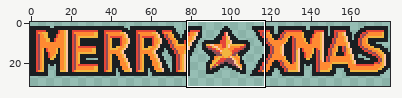
Pixel-art file: 25/SW/src/assets/footer.aseprite. The picture above shows the old version from afar; the outline marks the close-up.
Close-up. Earlier state:
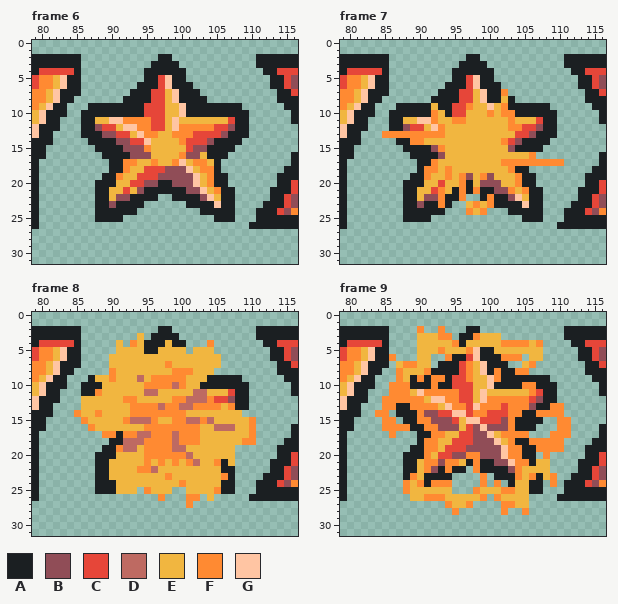
180x32 pixels, 32 frames. Shown: frame 6: x 79..116, y 0..31; frame 7: x 79..116, y 0..31; frame 8: x 79..116, y 0..31; frame 9: x 79..116, y 0..31. The commit also changed other frames or places, which this record leaves out.
Visible layers, top first: "sparks", "star", "merry-xmas", "merry-shad".
Palette (. is transparent): A #1b1f22  B #904d57  C #e64639  D #be6a62  E #f1b640  F #ff8a32  G #ffc5a3
Pixels before, frame 6, first column x 79:
 2 AAAAAAA...........AA............AAAAAA
 3 AAAAAAA..........AAAA...........AAAAAA
 4 ACCCCCA.........AAAAAA...........AACCC
 5 CFFEGAA.........AACGAA............AACB
 6 CFFEGAA........AAACGAAA...........AACB
 7 FFEGAAA.......AAACCEGAAA...........AAC
 8 FFEGAA.......AAAACCEGAAAA..........AAA
 9 FEGAA...AAAAAAAACCCEEGAAAAAAAA......AA
10 EGAAA..AAAAAAAAACCCEEGAAAAAAAAA......A
11 EGAA...AAEEGGFFFFCCEGEEEEEEECAA......A
12 GAAA...AABCCEGGFFCCEGFFFFFCCBAA.......
13 GAA....AAABBCCEGFFEEFFFCCCCBAAA.......
14 AAA.....AAAABBCCGEEEEFCCCBAAAA........
15 AA.......AAAABBBFEEEEECBBAAAA.........
16 AA........AAAABBBEEEEFBBEAAA.........A
17 A..........AAFFEEFEEFGEFFEA..........A
18 A..........AAFEECCCBBBGEFFA.........AA
19 A.........AAFEECCCBBBBBGEFAA.......AAA
20 A........AAAEECCBBAABBBGEFAA.......AAC
21 A........AAEECEBAAAAAABBGEFAA.....AAAC
22 A........AAEBBAAAA..AAAABGEAA.....AACB
23 A........AABAAAA......AAAAGAA....AAACB
24 A........AAAAAA.........AAAAA...AAACBF
25 A........AAAA.............AAA...AAAAAA
26 A..............................AAAAAAA
Pixels before, frame 7, first column x 79:
 2 AAAAAAA...........AA............AAAAAA
 3 AAAAAAA..........AAAA...........AAAAAA
 4 ACCCCCA.........AAAAAA...........AACCC
 5 CFFEGAA.........AACGAA............AACB
 6 CFFEGAA........AAACGAAA...........AACB
 7 FFEGAAA.......AAACCEGAAF...........AAC
 8 FFEGAA.......AAAACCEGAAEA..........AAA
 9 FEGAA...AAAAAEAACCFEEGEFAAAAAA......AA
10 EGAAA..AAAAAAFEACCEEEFEFFAAAAAA......A
11 EGAA...AAEEGGFEEFFEEEEEEFEEECAA......A
12 GAAA...AABCCEGFEEEEEEEEEFFCCBAA.......
13 GAA...FFFFFFFFFEEEEEEEEEECCBAAA.......
14 AAA.....AAFFEEEEEEEEEEEFCBAAAA........
15 AA.......AAAABFEEEEEEEEEBAAAA.........
16 AA........AAAABEEEEEEEEEEEEF.........A
17 A..........AAFEEEEEEEEEFFFFFFFFF.....A
18 A..........AFFEFEEEEEEEEFAA.........AA
19 A.........AAFEEFEFBEFBEEEFAA.......AAA
20 A........AAAEECEEFAEBBBEEFAA.......AAC
21 A........AAEECFEAFAFAABBFEFAA.....AAAC
22 A........AAEBBFAAF..AFAABGEAA.....AACB
23 A........AABAAFA..EFEFAAAAGAA....AAACB
24 A........AAAAAA...FEF...AAAAA...AAACBF
25 A........AAAA.............AAA...AAAAAA
26 A..............................AAAAAAA
Pixels before, frame 8, first column x 79:
 2 AAAAAAA...........AA............AAAAAA
 3 AAAAAAA........E.AAAA...........AAAAAA
 4 ACCCCCA.....E.FEAAAEAA...F.......AACCC
 5 CFFEGAA.....EEEEAAEEEE.EEE........AACB
 6 CFFEGAA....EEEEEEEEEEEEEEEE.......AACB
 7 FFEGAAA....EEEEEEEEFEEEEEEE........AAC
 8 FFEGAA.....FEEEEEEEEFFFEEE.........AAA
 9 FEGAA...AEEFEEEDEFFFFFEEEAAAAA......AA
10 EGAAA..AAAEEEEEEFFFFDFEEAAAAAAA......A
11 EGAA...AAFEEEEEEDDEEEEEDDEEECAA......A
12 GAAA...EEEEEEFFEEEEEFFDDDFCCBAA.......
13 GAA....EEEEEEEFFFFDFFDDFFFFEFAA.......
14 AAA...FEEFEEEEFFFFFFFFEEEEEEEE........
15 AA.....FEEEEEFDDDFEEFFDDFDEEEEEF......
16 AA......FEEEEEEEFFFFFFFFEEDDDEEF.....A
17 A.........FFAFFDDFFFDFFFEEEEEEEF.....A
18 A..........AADDDFFFFDFFFEEEEEEFF....AA
19 A.........AAFDDEFFFFDDEEEEEEE......AAA
20 A........AAAEEEEFFFFFFDEEEEEE......AAC
21 A........AAEEEEEFEFEFEFDEEFAE.....AAAC
22 A........AAEEEEFFDEEEEEEEEEAA.....AACB
23 A........AAEEEEEEEEFEEEEEEEFA....AAACB
24 A........AAAEEEEEEEEEFEEEEEAA...AAACBF
25 A........AAAEEE.FEEE..EEEEFAA...AAAAAA
26 A.................F...FF.E.....AAAAAAA
27 ......................F...............
Pixels before, frame 9, first column x 79:
 2 AAAAAAA....F..F...AA............AAAAAA
 3 AAAAAAA....EEEFF.AAFEEE.........AAAAAA
 4 ACCCCCA....EEEEEFAEEEEEFFFFEF....AACCC
 5 CFFEGAA....EEEFEEEFGAAEEEEEEE.....AACB
 6 CFFEGAAF...EE..FAACGAAAFFF.EE.....AACB
 7 FFEGAAA.EFFEE.AAACFEGAAA..EF.......AAC
 8 FFEGAA..FEEEFAAAACFEGAFAAFF........AAA
 9 FEGAA...FEAFAFFACCFEEGFAAAAAAA......AA
10 EGAAA..FFFAAAFAACCCEEGAAAAFFAAA......A
11 EGAA...FFFEGFFFFFCCEGEEEEEEFCAA......A
12 GAAA..FFFFFFEGGFFCCEGFFFFFFCBAA.......
13 GAA...FFAAFFFFEGFFCGFFFCFFFBAAFF......
14 AAA..FF.AAAFBBCCGGCFFCCCFFAAFFFF......
15 AA....FF.AAFFBBBCEGGCCCBFAAAA..FF.....
16 AA....FFFFAAFFBBBECBGBBBFAAA...FF....A
17 A......F...AAFFEECCBBGEFFFF...FFF....A
18 A..........AFFEECCCBBBGEFAAFFFFF....AA
19 A.........AAFFECCCBBBBBGFFAAFFFF...AAA
20 A........AAAFECCBBFFBBBGFFAA.F.....AAC
21 A........AAEFFBFFEAFAABBGFFAEE....AAAC
22 A........AAEFBAFAA.FAAAABFEEEE....AACB
23 A........AFEAAAA....F.AAAFEFAEF..AAACB
24 A........FEFAFFF....F.F.AEEAA.F.AAACBF
25 A........FEEEEEE...FEEEFFEEAA...AAAAAA
26 A.........EEFFFEEEEEF.FEEEE....AAAAAAA
27 ...............FEEF....FFEE...........
28 ................F......F..F...........
The same view after the edit:
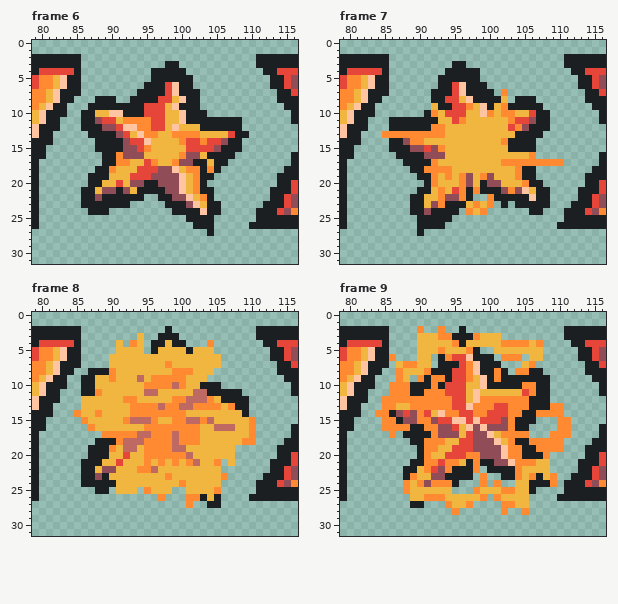
The edit:
Frame 6, layer "star":
y 2: x 97..98 AA -> ..
y 3: x 96..97 AA -> ..
y 4: x 95 A -> .
y 5: x 95 A -> .; x 97..98 CG -> AA; x 101 . -> A
y 6: x 94 A -> .; x 97..99 CGA -> ACG
y 7: x 93 A -> .; x 96..98 CCE -> AAC
y 8: x 88..90 ... -> AAA; x 92 A -> .; x 96 C -> A; x 98..100 EGA -> CEG; x 103 A -> .
y 9: x 99..100 EG -> GA; x 103..108 AAAAAA -> ......
y 10: x 88..91 AAAA -> EEGG; x 104..109 AAAAAA -> ......
y 11: x 88..91 EEGG -> BCCE; x 99..107 GEEEEEEEC -> EGAAAAAAA; x 109 A -> .
y 12: x 88..91 BCCE -> ABBC; x 100..107 FFFFFCCB -> EEEAAAAA; x 109 A -> .
y 13: x 86 A -> .; x 89..91 BBC -> AAB; x 102..107 CCCCBA -> FEEEEC
y 14: x 87 A -> .; x 91 B -> A; x 103..106 CBAA -> FCCB
y 15: x 94 B -> C; x 102..105 BBAA -> CCCB; x 108 . -> A
y 16: x 91..92 AA -> FB; x 95 B -> E; x 107 . -> A
y 17: x 89 . -> A; x 91 A -> F; x 93 F -> E; x 95 E -> C; x 100..103 GEFF -> BBAA; x 106 . -> A
y 18: x 88..92 ..AAF -> AAFEE; x 94 E -> C; x 97 C -> B; x 99..103 BBGEF -> GEFFA
y 19: x 87..88 .. -> AA; x 90..91 AF -> EE; x 93 E -> C; x 96 C -> B; x 100..106 BBGEFAA -> GEFAA..
y 20: x 87 . -> A; x 89..91 AAE -> EEC; x 93..98 CCBBAA -> BBAABB; x 100..106 BBGEFAA -> GEFA...
y 21: x 86..92 ..AAEEC -> AAEBBAB; x 94 B -> A; x 98..107 AAABBGEFAA -> BBGEFAA...
y 22: x 86..88 ..A -> AAB; x 90..92 EBB -> AAA; x 95..107 AA..AAAABGEAA -> ..AABBGEFA...
y 23: x 86..87 .. -> AA; x 90 B -> A; x 93..94 AA -> ..; x 98..103 ...AAA -> AAABGE; x 105..107 GAA -> A..
y 24: x 87 . -> A; x 90..93 AAAA -> ....; x 99..103 ....A -> AAAAG; x 106..107 AA -> ..
y 25: x 88..91 AAAA -> ....; x 101..107 ....AAA -> AAAA...
y 26: x 102..104 ... -> AAA
y 27: x 104 . -> A
Frame 7, layer "star":
y 2: x 97..98 AA -> ..
y 3: x 95 . -> A; x 97..99 AAA -> ...
y 4: x 94 . -> A; x 99..100 AA -> ..
y 5: x 93..94 .. -> AA; x 97..100 CGAA -> AA..
y 6: x 93 . -> A; x 95..98 AACG -> CGAA; x 100..101 AA -> ..
y 7: x 92 . -> A; x 95..99 ACCEG -> CGAAA; x 101 A -> .
y 8: x 94..99 AACCEG -> CCEGAA; x 103..106 A... -> .AAA
y 9: x 87..91 AAAAA -> .....; x 99..100 EG -> GA; x 108 A -> .
y 10: x 86..90 AAAAA -> .....; x 94 A -> C; x 99 E -> G; x 104..106 AAA -> EEC; x 109 A -> .
y 11: x 88..92 EEGGF -> AAAAA; x 95 F -> C; x 104..107 EEEC -> CCBA; x 109 A -> .
y 12: x 88..92 BCCEG -> AAAAF; x 103 F -> C; x 105..107 CCB -> BAA; x 109 A -> .
y 13: x 104..106 CCB -> AAA; x 108..109 AA -> ..
y 14: x 86 . -> A; x 88 A -> B; x 103..104 CB -> AA; x 107..108 AA -> ..
y 15: x 86..87 .. -> AA; x 89..91 AAA -> BBC; x 103 B -> A; x 107 A -> .
y 16: x 87..88 .. -> AA; x 91..92 AA -> BB
y 17: x 88..89 .. -> AA
y 18: x 89 . -> A; x 93 E -> F; x 103..104 FA -> EF; x 106 . -> A
y 19: x 89 A -> .; x 91..92 FE -> AF
y 20: x 88..93 AAAEEC -> ...AFE; x 97 A -> B; x 99 B -> A; x 104..105 FA -> EF; x 107 . -> A
y 21: x 88..92 AAEEC -> ..AAE; x 95 A -> C; x 101 B -> A; x 104..106 EFA -> BGE; x 108 . -> A
y 22: x 88 A -> .; x 90..92 EBB -> AEE; x 94..95 AA -> BB; x 97 . -> A; x 99 A -> .; x 103..106 BGEA -> AAAG; x 108 . -> A
y 23: x 88 A -> .; x 90..92 BAA -> AEB; x 95..96 .. -> AA; x 101 A -> .; x 103 A -> .; x 105 G -> A; x 108 . -> A
y 24: x 88 A -> .; x 91 A -> B; x 94..95 .. -> AA; x 103..105 AAA -> ...
y 25: x 88..89 AA -> ..; x 92..94 ... -> AAA; x 105..107 AAA -> ...
y 26: x 90..93 .... -> AAAA
y 27: x 90 . -> A
Frame 8, layer "star":
y 2: x 97 A -> .
y 3: x 96 A -> .
y 4: x 95 A -> .
y 5: x 95 A -> .; x 101 . -> A
y 8: x 87..89 ... -> AAA
y 9: x 86 . -> A; x 104..108 AAAAA -> .....
y 10: x 88 A -> E; x 106..109 AAAA -> ....
y 11: x 104..107 EEEC -> AAAA; x 109 A -> .
y 12: x 105..107 CCB -> EAA
y 14: x 109 . -> A
y 17: x 91 A -> F
y 18: x 88..89 .. -> AA; x 91 A -> F
y 19: x 87..88 .. -> AA; x 90..91 AF -> FE
y 20: x 87 . -> A; x 90 A -> E; x 92 E -> C
y 21: x 86..87 .. -> AA; x 89 A -> E; x 91 E -> C; x 106 A -> .
y 22: x 86..90 ..AAE -> AAEBB; x 106..107 AA -> ..
y 23: x 86..88 ..A -> AAB; x 107 A -> .
y 24: x 86..87 .. -> AA; x 106..107 AA -> ..
y 25: x 90 A -> .; x 106..107 AA -> ..
y 26: x 103 . -> A; x 105 . -> A
y 27: x 104..105 .. -> AA
Frame 9, layer "star":
y 2: x 96..98 .AA -> A..
y 3: x 95 . -> A
y 5: x 98..100 GAA -> A..
y 6: x 93 . -> A; x 95..98 AACG -> CCGA; x 101 A -> .
y 7: x 98..99 EG -> GA; x 102 A -> .
y 8: x 95 A -> C; x 98..99 EG -> GA; x 103 A -> .; x 106..107 .. -> AA
y 9: x 89 A -> .; x 99..100 EG -> GA
y 10: x 94 A -> C; x 97 C -> E; x 99..100 EG -> GA; x 109 A -> .
y 11: x 89..90 EG -> AA; x 94..95 FF -> CC; x 97..99 CEG -> EGE; x 105 E -> C; x 107 C -> A; x 109 A -> .
y 12: x 91..93 EGG -> FFF; x 95 F -> C; x 97..99 CEG -> EGF; x 106..107 CB -> AA; x 109 A -> .
y 13: x 87..88 AA -> EE; x 93..98 EGFFCG -> FFCCGF; x 101 F -> C; x 106 B -> A
y 14: x 86..89 .AAA -> ABCB; x 91..96 BBCCGG -> CEGFFC
y 15: x 87..89 .AA -> ABB; x 93..97 BBCEG -> CCGGC; x 107 A -> .
y 16: x 95 B -> C; x 97 C -> G; x 106 A -> .
y 17: x 88..89 .. -> AA; x 93..96 FEEC -> BBBE
y 18: x 89 . -> A; x 93 E -> F; x 95 C -> E
y 19: x 89 A -> .; x 94 C -> E; x 97 B -> C
y 20: x 88..89 AA -> ..; x 93 C -> E; x 95..96 BB -> CC; x 107 . -> A
y 21: x 88 A -> .; x 90 E -> A; x 93 B -> C; x 106 A -> F
y 22: x 92..93 BA -> CB; x 97 . -> A; x 99 A -> .; x 103 B -> A
y 23: x 91..93 AAA -> EBB; x 95..97 ... -> AAA; x 101 A -> .
y 24: x 91 A -> B; x 95 . -> A; x 103 A -> .; x 108 . -> A
y 25: x 107 A -> .
y 27: x 89..90 .. -> AA
Pixel boxes of the changes (left, top, right, bottom) in both close-ups:
changed: (81, 54, 249, 236)
changed: (389, 54, 557, 236)
changed: (144, 326, 193, 354)
changed: (81, 368, 109, 389)
changed: (207, 375, 249, 417)
changed: (81, 431, 130, 494)
changed: (200, 459, 235, 508)
changed: (389, 326, 557, 508)
